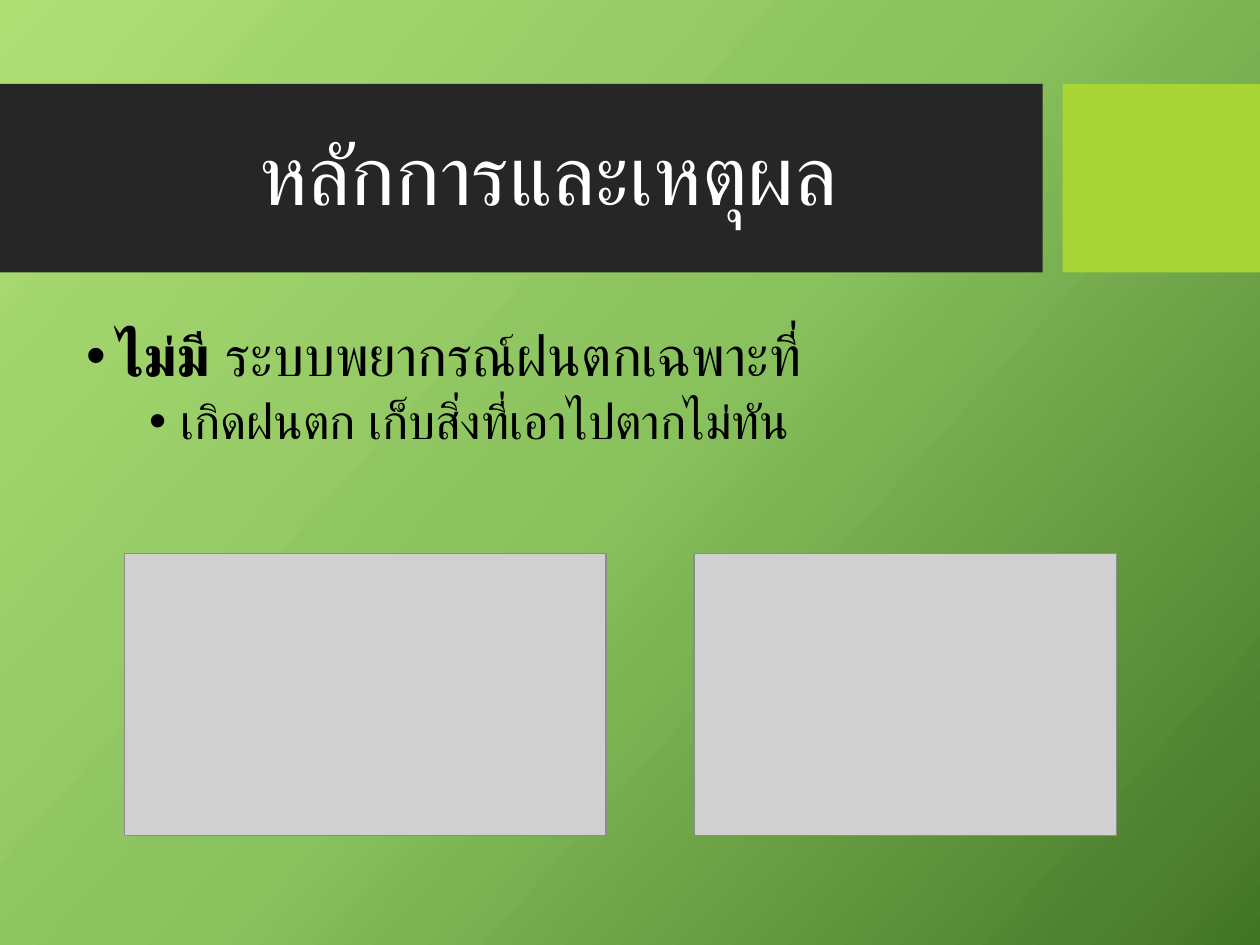
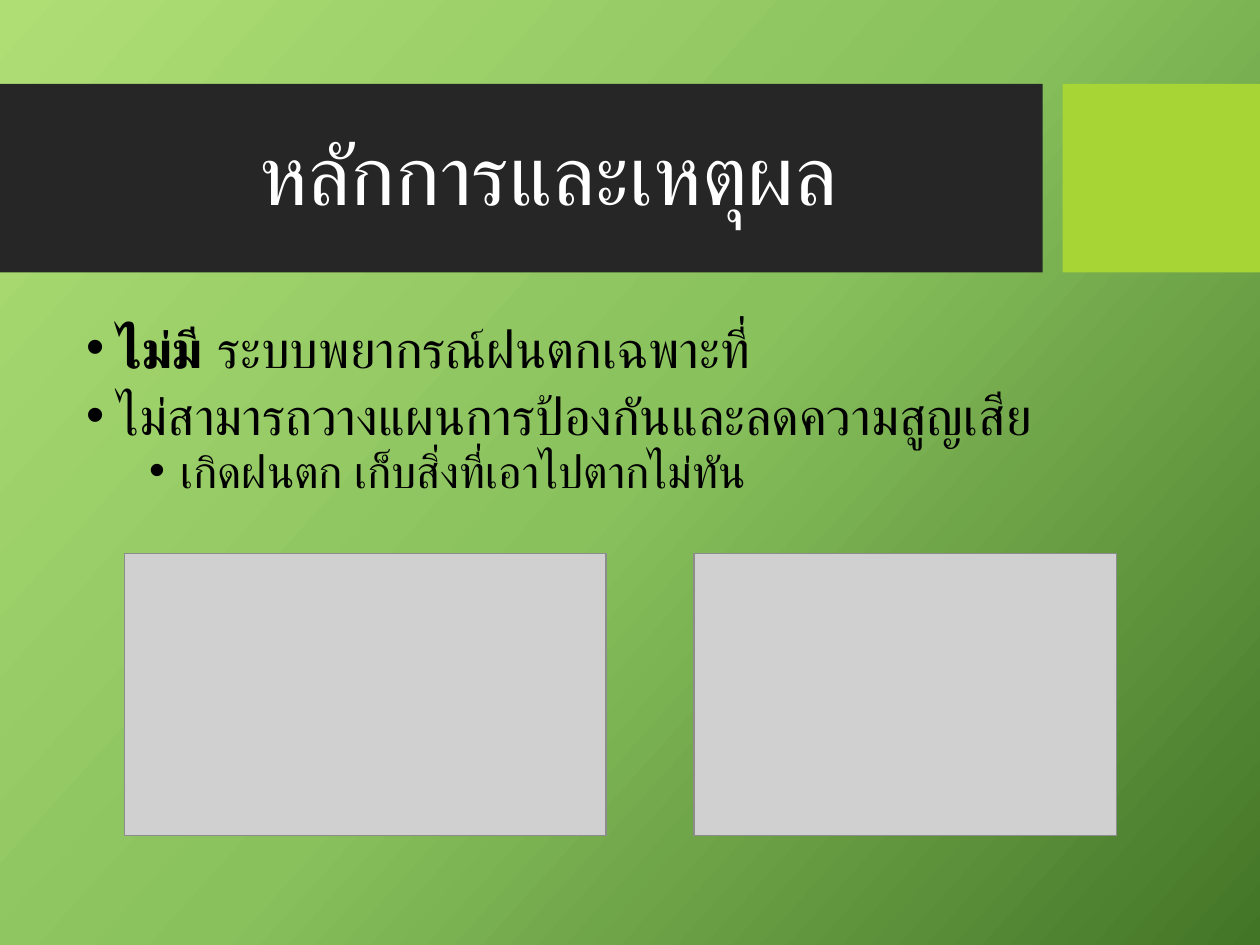
Before and after one commit to HomeRuk/SeniorProject-, a slide deck: slide 8 of ข้อเสนอโครงงาน/ระบบพยากรณ์ฝนตกเฉพาะที่-_V2.pptx (slide 4 before the commit). Drawn at 1260x945 pixels with LibreOffice and Linux fonts; fonts in the diff are those of the drawing; grey boxes stand for pictures; background and template pictures are left out. Boxes give left, top, right and bottom in pixels: in the first picture for what was removed or moved away, otherwise in the second. Text is boxed around its words. In the diff, an @@ line names an element or a change of style, - is before the commit and + after.

```diff
--- a/ข้อเสนอโครงงาน/ระบบพยากรณ์ฝนตกเฉพาะที่-_V2.pptx
+++ b/ข้อเสนอโครงงาน/ระบบพยากรณ์ฝนตกเฉพาะที่-_V2.pptx
@@ text at (x1=118, y1=327, x2=749, y2=489): size 32 to 29.6 pt in "ไม่มี ระบบพยากรณ์ฝนตกเฉพาะที่"; size 28 to 25.9 pt in "เกิดฝนตก เก็บสิ่งที่เอาไปตากไม่ทัน"; line spacing 0.9 to 0.8 @@
@@ text at (x1=118, y1=395, x2=1032, y2=449): paragraph added @@
+• ไม่สามารถวางแผนการป้องกันและลดความสูญเสีย
```
Also in this commit, not shown: 4 other slides changed, 1 other file.
